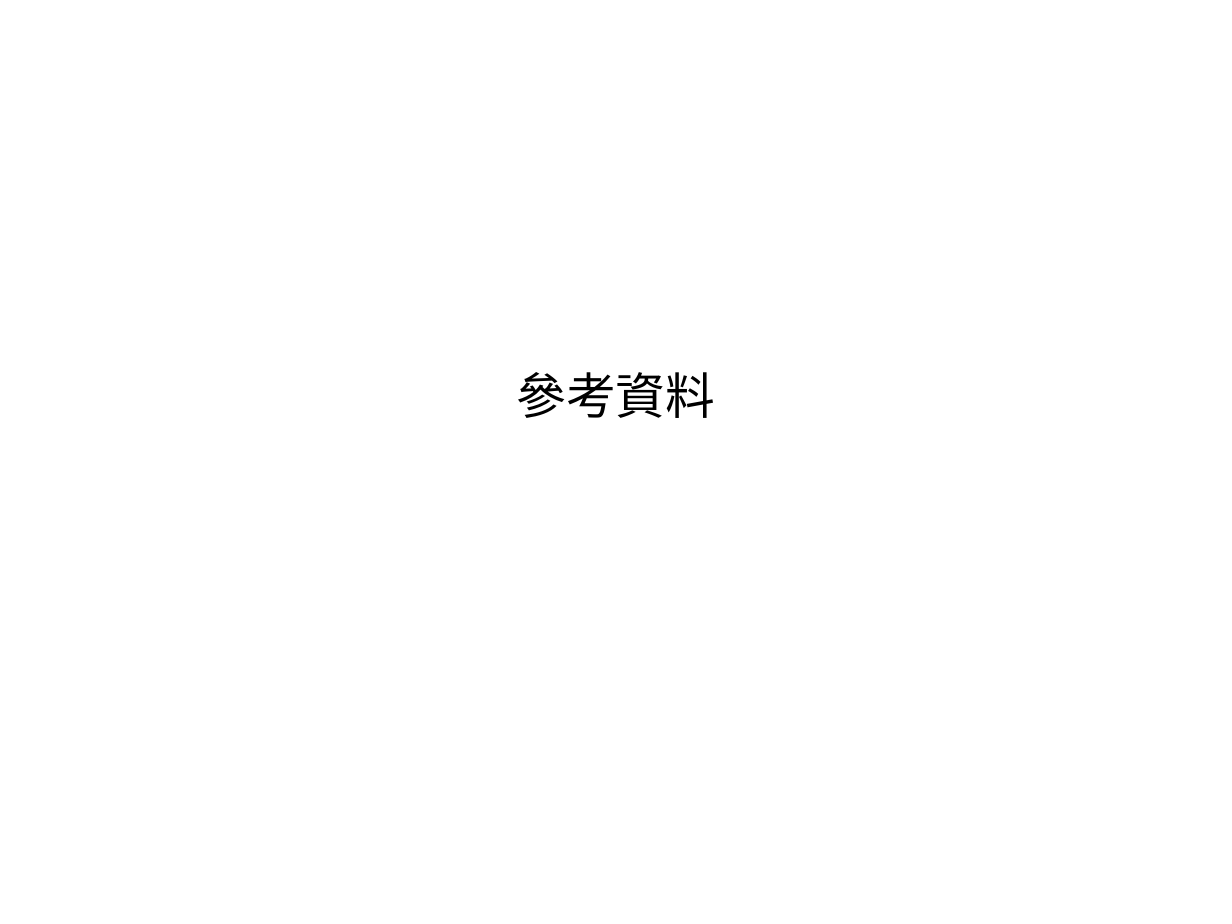
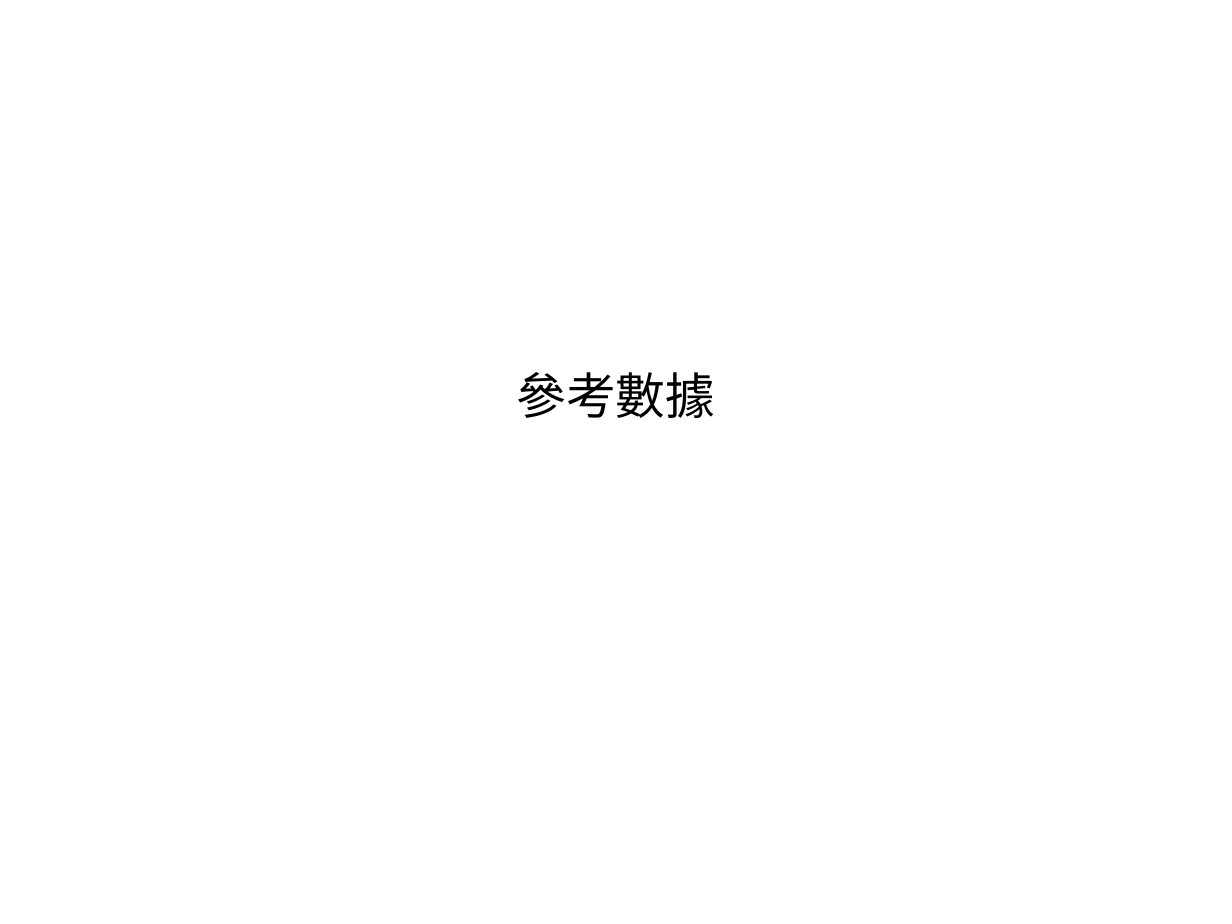
Before and after one commit to sih4sing5hong5/po3-ko3_tau5-iann2-phinn3, a slide deck: slide 26 of 翻譯報告.odp. Drawn at 1232x924 pixels with LibreOffice and Linux fonts; fonts in the diff are those of the drawing. Boxes give left, top, right and bottom in pixels: in the first picture for what was removed or moved away, otherwise in the second. Text is boxed around its words. In the diff, an @@ line names an element or a change of style, - is before the commit and + after.

```diff
--- a/翻譯報告.odp
+++ b/翻譯報告.odp
@@ subtitle at <box>516,372,715,418</box>: text changed @@
-參考資料
+參考數據
```
Also in this commit, not shown: 1 other slide changed, 1 slide added.
